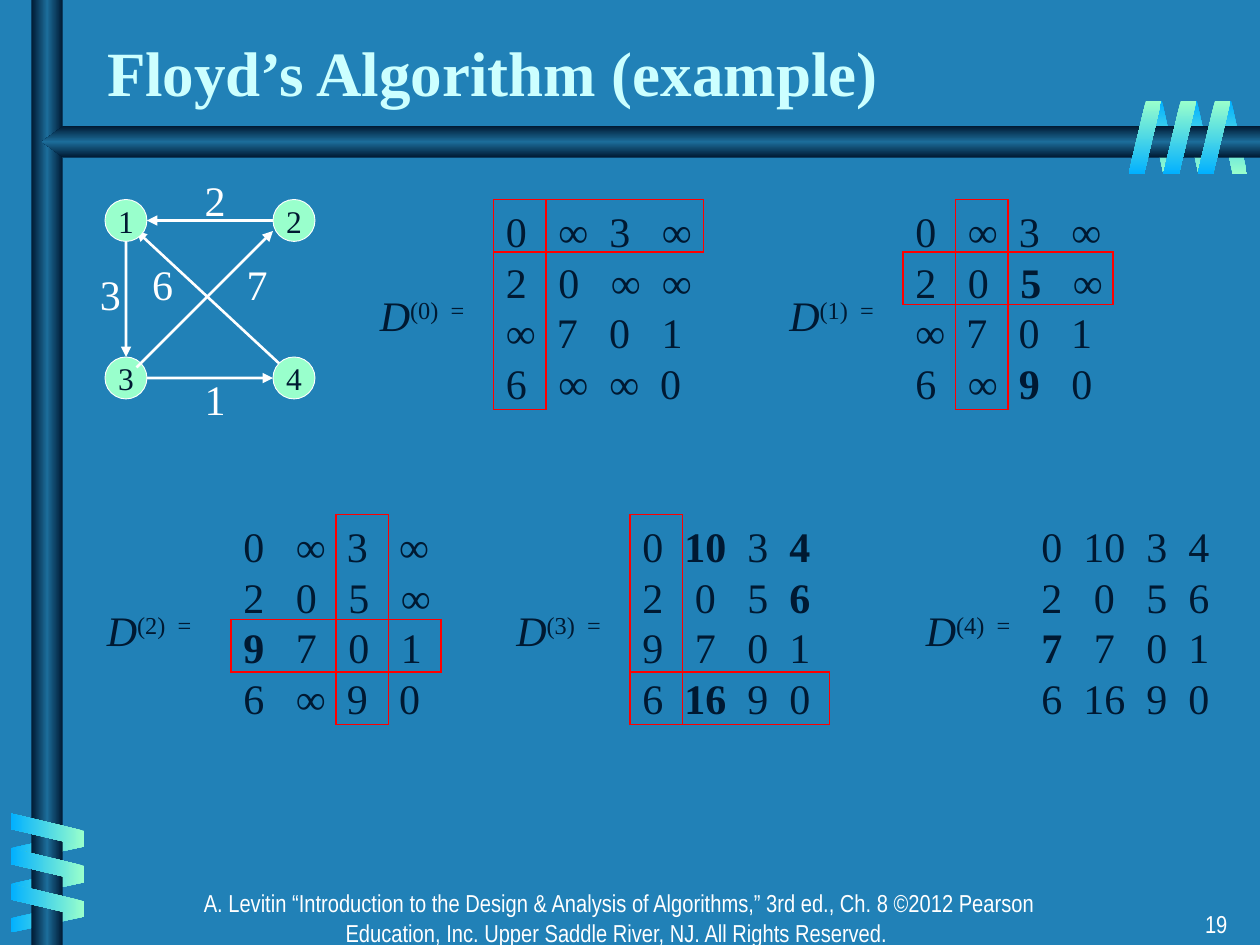
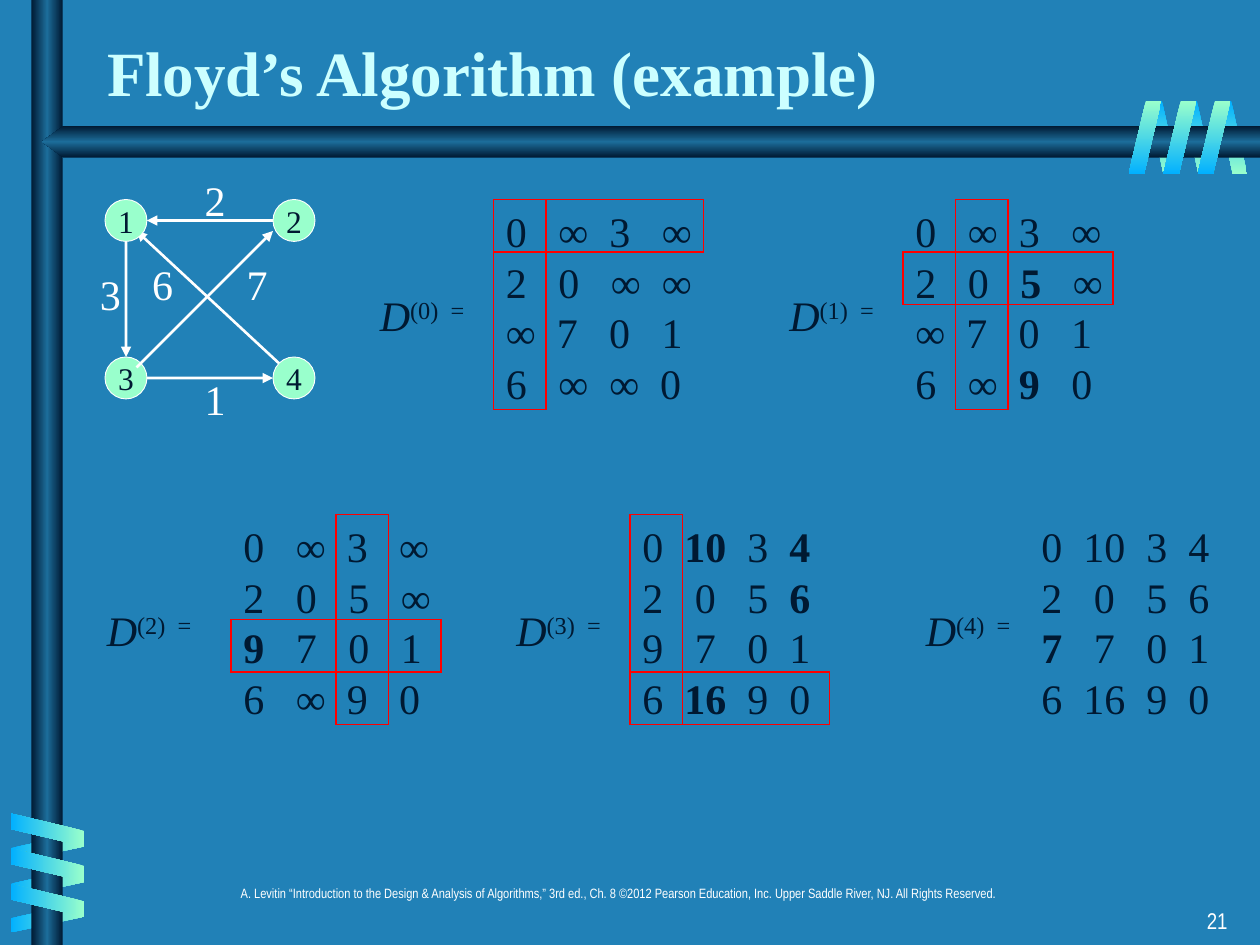
Before and after one commit to CMPT306/CMPT306.github.io, a slide deck: slide 21 of handouts/dynamic_programming/ch08.ppt (slide 19 before the commit). Drawn at 1260x945 pixels with LibreOffice and Linux fonts; fonts in the diff are those of the drawing. Boxes give left, top, right and bottom in pixels: in the first picture for what was removed or moved away, otherwise in the second. Text is boxed around its words. In the diff, an @@ line names an element or a change of style, - is before the commit and + after.

```diff
--- a/handouts/dynamic_programming/ch08.ppt
+++ b/handouts/dynamic_programming/ch08.ppt
@@ text "A. Levitin “Introduction to the ..." at (241, 888, 995, 901): size 14 to 7.7 pt; line spacing 1 to 0.8 @@
@@ page number at (1207, 913, 1228, 929): text changed; size 14 to 12.9 pt @@
-19
+21
```
Also in this commit, not shown: 19 other slides changed, 1 slide added, 2 other files.
